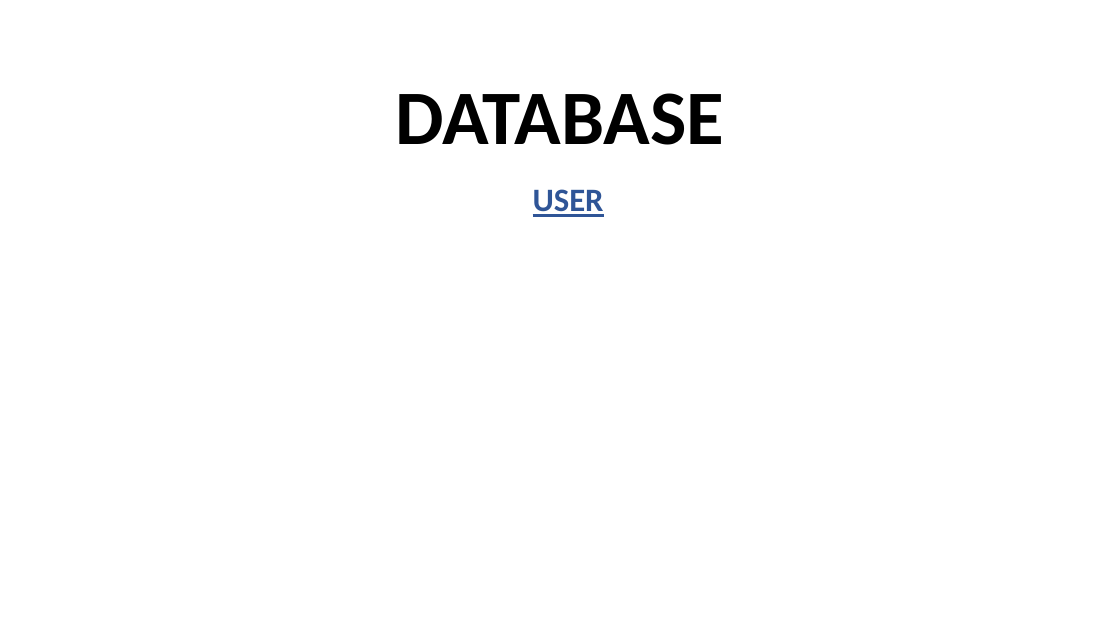
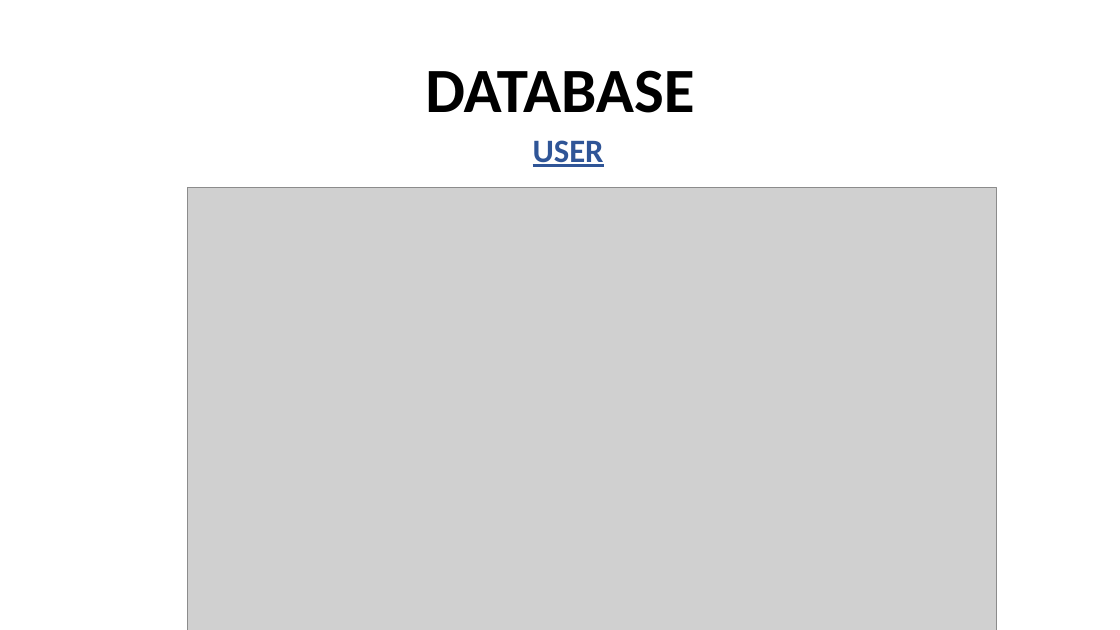
Before and after one commit to anamika-das/Online-Car-Rental-System, a slide deck: slide 5 of ONLINE TRIP CARS FOR HIRE.pptx (slide 6 before the commit). Drawn at 1120x630 pixels with LibreOffice and Linux fonts; fonts in the diff are those of the drawing; grey boxes stand for pictures. Boxes give left, top, right and bottom in pixels: in the first picture for what was removed or moved away, otherwise in the second. Text is boxed around its words. In the diff, an @@ line names an element or a change of style, - is before the commit and + after.

Commit message:
Change ppt file

```diff
--- a/ONLINE TRIP CARS FOR HIRE.pptx
+++ b/ONLINE TRIP CARS FOR HIRE.pptx
@@ title "DATABASE": place and size @@
-title "DATABASE" at bbox=[395, 93, 724, 145]
+title "DATABASE" at bbox=[425, 70, 694, 113]
@@ title "DATABASE" at bbox=[425, 70, 694, 113]: size 66 to 54 pt @@
@@ subtitle "USER": place and size @@
-subtitle "USER" at bbox=[533, 189, 604, 217]
+subtitle "USER" at bbox=[533, 140, 604, 167]
@@ picture added at bbox=[187, 187, 996, 630] @@
```
Also in this commit, not shown: 3 other slides changed, 3 slides added, 4 slides removed.
